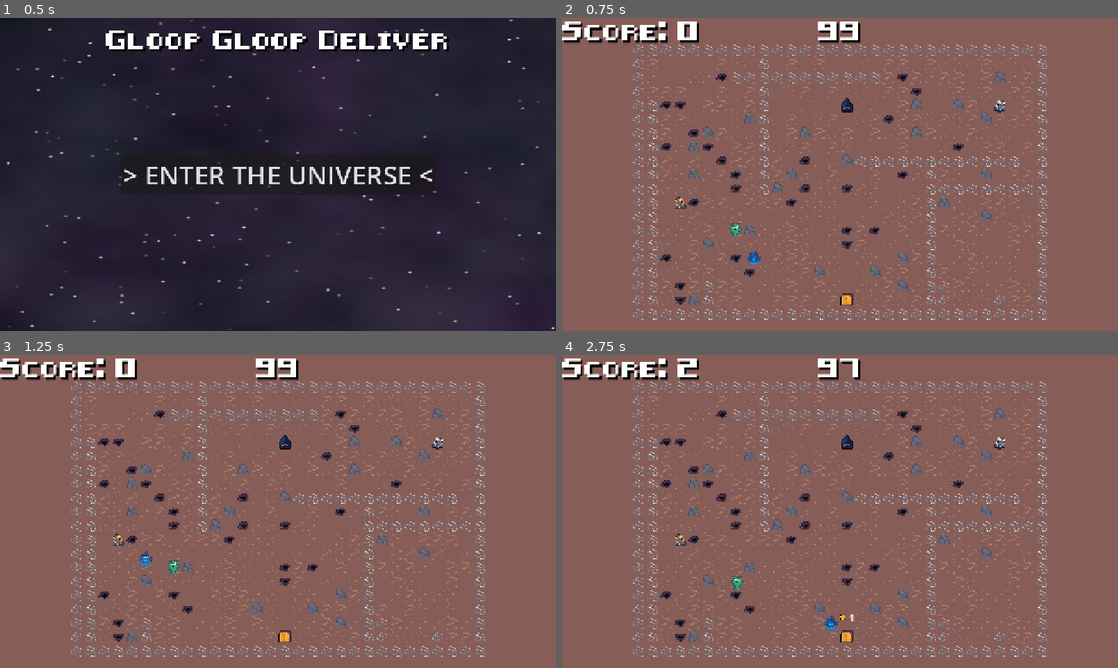
Above: before the commit, frames 1-4 (two rows, left to right).
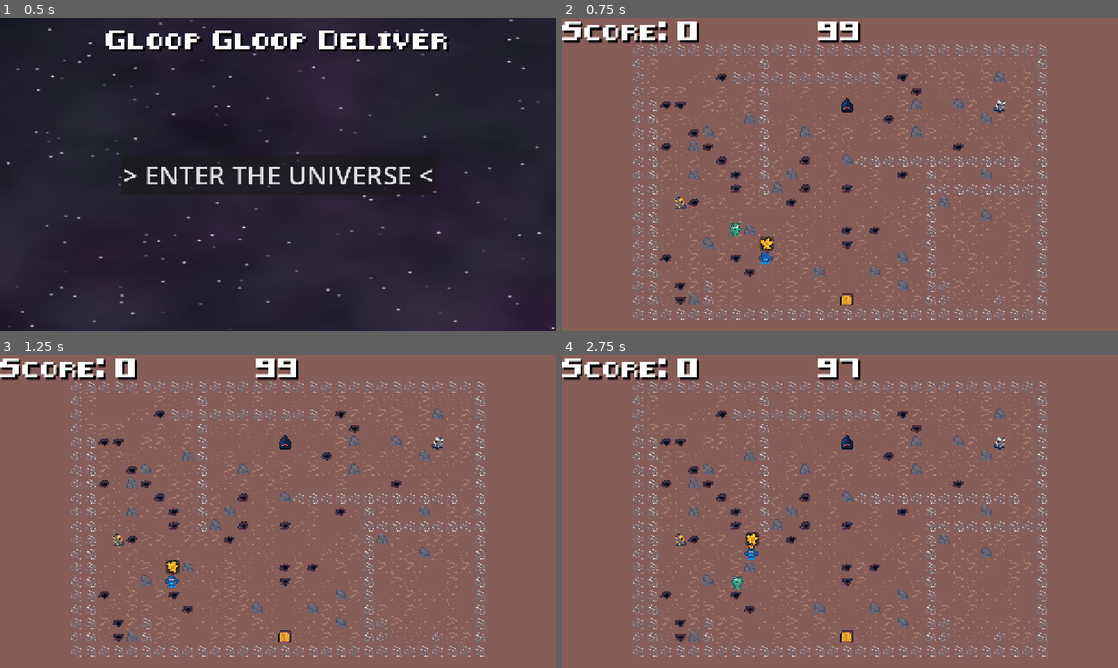
Above: after the commit, the same moments.

Repository: GameAISchool2026members/GloopGloopDelivery
Game: Godot game, scene res://menu/menu.tscn
Same seed, same stepped clock (60 frames per second), same inputs: the game is played once before the commit and once after it.
Inputs (mouse positions are in pixels of both pictures, inside the frame that each line leads up to):
- Up to frame 1 (0.5 s): no input
- Up to frame 2 (0.75 s): click "> ENTER THE UNIVERSE <" at 0.5 s
- Up to frame 3 (1.25 s): no input
- Up to frame 4 (2.75 s): move the mouse to (962, 495) at 1.27 s; hold D (right) 1.28-2.03 s; tap Space (interact) at 1.35, 2.1 s; click (962, 495) at 1.42 s; move the mouse to (728, 527) at 2.02 s; hold S (down) from 2.03 s (still down)

Frame 1 is identical in both runs. In frame 2, 0.3% of the frame differs, in the area x 33-39%, y 69-79%; in frame 3, 0.2%; in frame 4, 0.4%, in the area x 20-53%, y 1-88%.

Commit message:
Added simple emotes

Diff:
--- a/players/robot/robot_player.gd
+++ b/players/robot/robot_player.gd
@@ -104,6 +104,7 @@
 			potential_objective.name,
 			prediction_probs[idx] * 100.0
 		])
+		_emote(potential_objective)
 		_move_to_global_pos(target_position)
 		state = State.WALKING_TO_ITEM
 		break
@@ -111,6 +112,10 @@
 	if not target_found:
 		print("All neglected objectives are currently invalid or unreachable.")
 
+func _emote(node: Node2D):
+	var resource = ECS.get_component(node, ResourceComponent) as ResourceComponent
+	if resource:
+		$PanelContainer/TextureRect.texture = resource.item.texture
 
 func _is_objective_valid_target(objective: Node2D) -> bool:
 	return true
--- a/players/robot/robot_player.tscn
+++ b/players/robot/robot_player.tscn
@@ -3,6 +3,7 @@
 [ext_resource type="Script" uid="uid://8ff46jns7ll2" path="res://players/robot/robot_player.gd" id="1_pfglk"]
 [ext_resource type="PackedScene" uid="uid://dt2lp7yqcv0wo" path="res://players/robot/policy_predictor.tscn" id="2_53jri"]
 [ext_resource type="Texture2D" uid="uid://bpvjos7c7iwtw" path="res://players/robot/robot.png" id="3_gcp5k"]
+[ext_resource type="Texture2D" uid="uid://d22mwy3mcvvf6" path="res://items/gold_ore/gold_ore.png" id="4_xxa81"]
 
 [sub_resource type="RectangleShape2D" id="RectangleShape2D_p7nr7"]
 size = Vector2(8, 8)
@@ -13,6 +14,7 @@
 [node name="RobotPlayer" type="CharacterBody2D" unique_id=274457977]
 collision_layer = 2
 script = ExtResource("1_pfglk")
+speed = 100
 
 [node name="PolicyPredictor" parent="." unique_id=1970150874 instance=ExtResource("2_53jri")]
 
@@ -33,3 +35,15 @@
 [node name="ItemSprite" type="Sprite2D" parent="." unique_id=2140998657]
 position = Vector2(0, -8.56)
 scale = Vector2(0.5, 0.5)
+
+[node name="PanelContainer" type="PanelContainer" parent="." unique_id=1155779446]
+offset_left = -7.0
+offset_top = -24.0
+offset_right = 9.0
+offset_bottom = -8.0
+
+[node name="TextureRect" type="TextureRect" parent="PanelContainer" unique_id=1540946075]
+layout_mode = 2
+texture = ExtResource("4_xxa81")
+expand_mode = 1
+stretch_mode = 2
